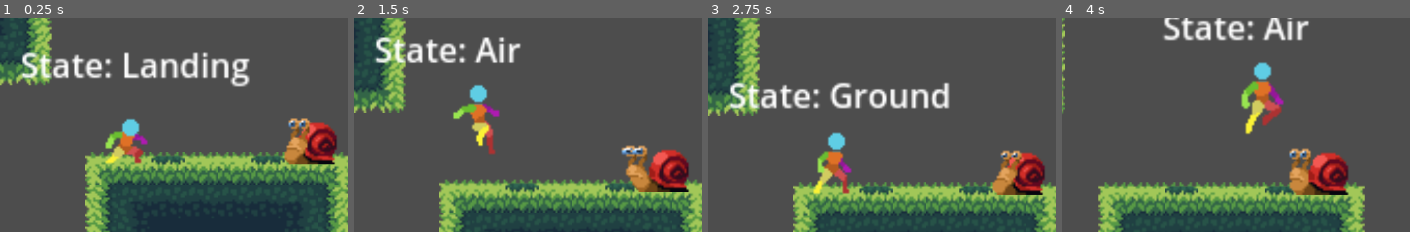
Above: before the commit, frames 1-4 (left to right).
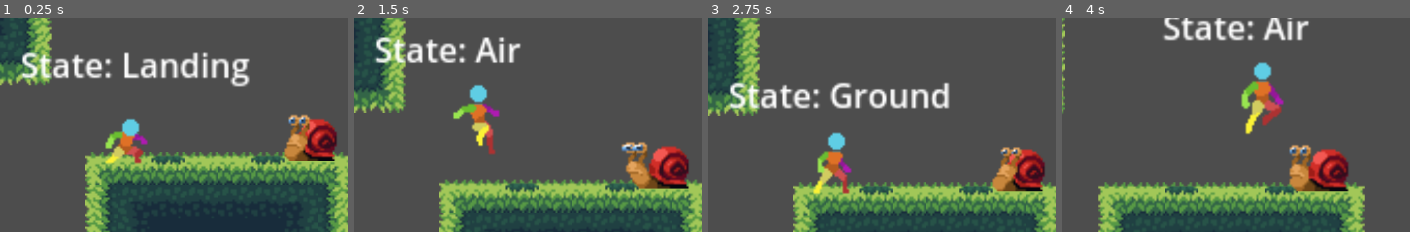
Above: after the commit, the same moments.

Repository: Allus-Interactive/platform-combat-game
Game: Godot game, scene res://scenes/main.tscn
Same seed, same stepped clock (60 frames per second), same inputs: the game is played once before the commit and once after it.
Inputs:
- Up to frame 1 (0.25 s): no input
- Up to frame 2 (1.5 s): hold P (attack) 0.53-1.28 s; hold Right (ui_right) from 0.53 s (still down); tap Space (jump) at 0.77 s; tap O (roll) at 1.35 s
- Up to frame 3 (2.75 s): tap Space (jump) at 1.52 s; release Right (ui_right) at 2.03 s; hold Left (ui_left) from 2.03 s (still down); hold P (attack) from 2.03 s (still down)
- Up to frame 4 (4 s): release Left (ui_left) at 2.78 s; release P (attack) at 2.78 s; hold Right (ui_right) from 2.78 s (still down); tap O (roll) at 2.85 s; tap Space (jump) at 3.02, 3.77 s; hold P (attack) from 3.53 s (still down)
The pictures show only the part of the screen within x 24-74%, y 25-75%; the shares and areas given below are measured in that part.

The runs differ from the first frame. In frame 1, 2.2% of the frame differs, in the area x 81-97%, y 44-69%; in frame 2, 2.6%, in the area x 76-97%, y 57-82%; in frame 3, 2.1%; in frame 4, 2.5%.

Commit message:
hit state for snail and enemy movement script

Diff:
--- /dev/null
+++ b/scenes/enemies/snail.gd
@@ -0,0 +1,26 @@
+extends CharacterBody2D
+
+@onready var animation_tree : AnimationTree = $AnimationTree
+
+const SPEED = 300.0
+
+# Get the gravity from the project settings to be synced with RigidBody nodes.
+var gravity = ProjectSettings.get_setting("physics/2d/default_gravity")
+
+func _ready():
+	animation_tree.active = true
+
+func _physics_process(delta):
+	# Add the gravity.
+	if not is_on_floor():
+		velocity.y += gravity * delta
+
+	# Get the input direction and handle the movement/deceleration.
+	# As good practice, you should replace UI actions with custom gameplay actions.
+#	var direction = Input.get_axis("ui_left", "ui_right")
+#	if direction:
+#		velocity.x = direction * SPEED
+#	else:
+#		velocity.x = move_toward(velocity.x, 0, SPEED)
+
+	move_and_slide()
--- a/scenes/enemies/snail.tscn
+++ b/scenes/enemies/snail.tscn
@@ -1,10 +1,12 @@
-[gd_scene load_steps=16 format=3 uid="uid://cm8exbu7yrhd2"]
+[gd_scene load_steps=18 format=3 uid="uid://cm8exbu7yrhd2"]
 
 [ext_resource type="Texture2D" uid="uid://d0tt1tfpdc81s" path="res://assets/enemies/snail/walk-Sheet.png" id="1_2854r"]
+[ext_resource type="Script" path="res://scenes/enemies/snail.gd" id="1_di8ad"]
 [ext_resource type="Texture2D" uid="uid://cajsiurcjb750" path="res://assets/enemies/snail/Dead-Sheet.png" id="1_v3kle"]
 [ext_resource type="Script" path="res://scripts/enemies/damageable.gd" id="2_7kc3c"]
 [ext_resource type="Script" path="res://scripts/character_state_machine.gd" id="4_sgwu1"]
 [ext_resource type="Script" path="res://scripts/player_state.gd" id="5_jx8yx"]
+[ext_resource type="Script" path="res://scripts/enemies/hit_state.gd" id="6_xjqcr"]
 
 [sub_resource type="Animation" id="Animation_qqf4w"]
 length = 0.001
@@ -132,6 +134,7 @@
 size = Vector2(30, 22)
 
 [node name="Snail" type="CharacterBody2D"]
+script = ExtResource("1_di8ad")
 
 [node name="Sprite2D" type="Sprite2D" parent="."]
 texture = ExtResource("1_v3kle")
@@ -166,5 +169,7 @@
 script = ExtResource("5_jx8yx")
 can_move = false
 
-[node name="Hit" type="Node" parent="CharacterStateMachine"]
-script = ExtResource("5_jx8yx")
+[node name="Hit" type="Node" parent="CharacterStateMachine" node_paths=PackedStringArray("damageable", "dead_state")]
+script = ExtResource("6_xjqcr")
+damageable = NodePath("../../Damageable")
+dead_state = NodePath("../Dead")
--- a/scripts/character_state_machine.gd
+++ b/scripts/character_state_machine.gd
@@ -15,6 +15,9 @@
 			# Set the states up with what they need to function
 			child.character = character
 			child.playback = animation_tree["parameters/playback"]
+
+			# connect to interrupt signal
+			child.connect("interrupt_state", on_state_interrupt_state)
 		else:
 			push_warning("Child " + child.name + " is not a State for CharacterStateMachine")
 
@@ -41,3 +44,6 @@
 
 func _input(event : InputEvent):
 	current_state.state_input(event)
+
+func on_state_interrupt_state(new_state : PlayerState):
+	switch_states(new_state)
--- a/scripts/enemies/damageable.gd
+++ b/scripts/enemies/damageable.gd
@@ -1,6 +1,8 @@
 extends Node
 
 class_name Damageable
+
+signal on_hit(node : Node, damage_taken : int)
 
 @export var health : int = 20 :
 	get:
@@ -12,5 +14,7 @@
 func hit(damage : int):
 	health -= damage
 
+	emit_signal("on_hit", get_parent(), damage)
+
 	if health <= 0:
 		get_parent().queue_free()
--- /dev/null
+++ b/scripts/enemies/hit_state.gd
@@ -0,0 +1,17 @@
+extends PlayerState
+
+class_name HitState
+
+@export var damageable : Damageable
+@export var dead_state : PlayerState
+@export var dead_animation : String = "dead"
+
+func _ready():
+	damageable.connect("on_hit", on_damagable_hit)
+
+func on_damagable_hit(node : Node, damage_amount : int):
+	if damageable.health > 0:
+		emit_signal("interrupt_state", self)
+	else:
+		emit_signal("interrupt_state", dead_state)
+		playback.travel(dead_animation)
--- a/scripts/player_state.gd
+++ b/scripts/player_state.gd
@@ -8,6 +8,8 @@
 var character : CharacterBody2D
 var playback : AnimationNodeStateMachinePlayback
 var next_state : PlayerState
+
+signal interrupt_state(new_state : PlayerState)
 
 func state_process(_delta):
 	pass
